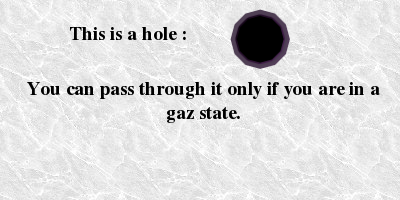
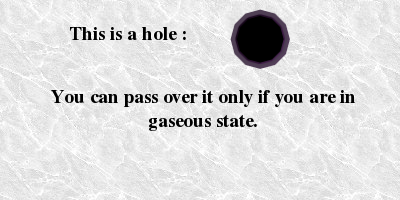
Comparing the layer stacks of the two 400 x 200 images. Changes:
renamed "You can pass through it only i..." to "You can pass over it only if y...", painted on it over [27, 82, 380, 131]
